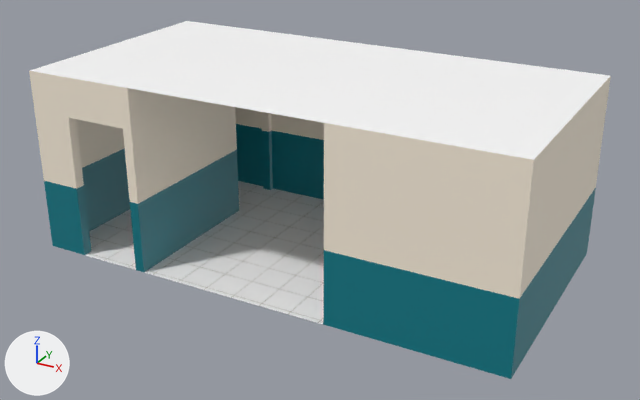
What one commit did to the FBX model virtualhospital/models/ARQ-18.fbx.
Both versions are drawn from a 50 mm lens placed at (5.94, -10.74, 6.21), pointed at (0.13, -0.17, 0.93). The axes (+X, +Y, +Z) are drawn at lower left. The lights are the same throughout.

Objects in the first picture: 'Pared', 'Piso', 'Techo'.
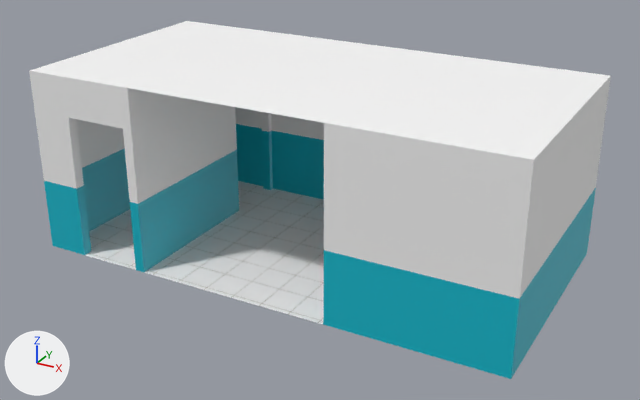
What changed in the scene script:
```text
Change mat_matparedbot:
    mat_matparedbot.base_color: (0.0, 0.2, 0.25) -> (0.0, 0.468, 0.589)  # cyan #007c89 -> cyan #00b6ca
```

What differs and where, as boxes [x1, y1, x2, y2] in the pictures (640 x 400 px):
'Pared', recoloured
    both: [29, 71, 611, 379]
